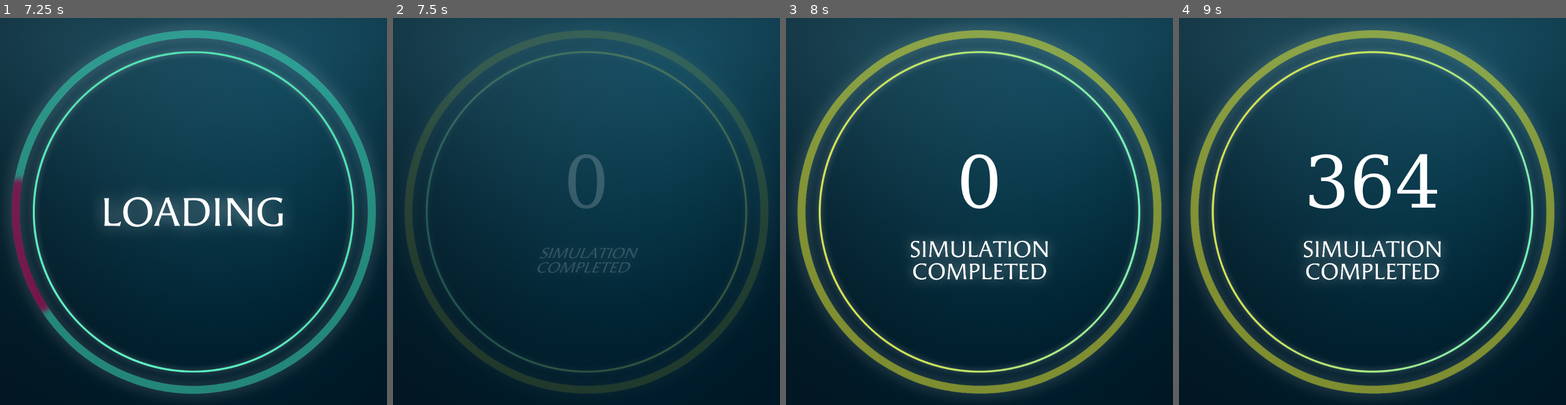
Above: before the commit, frames 1-4 (left to right).
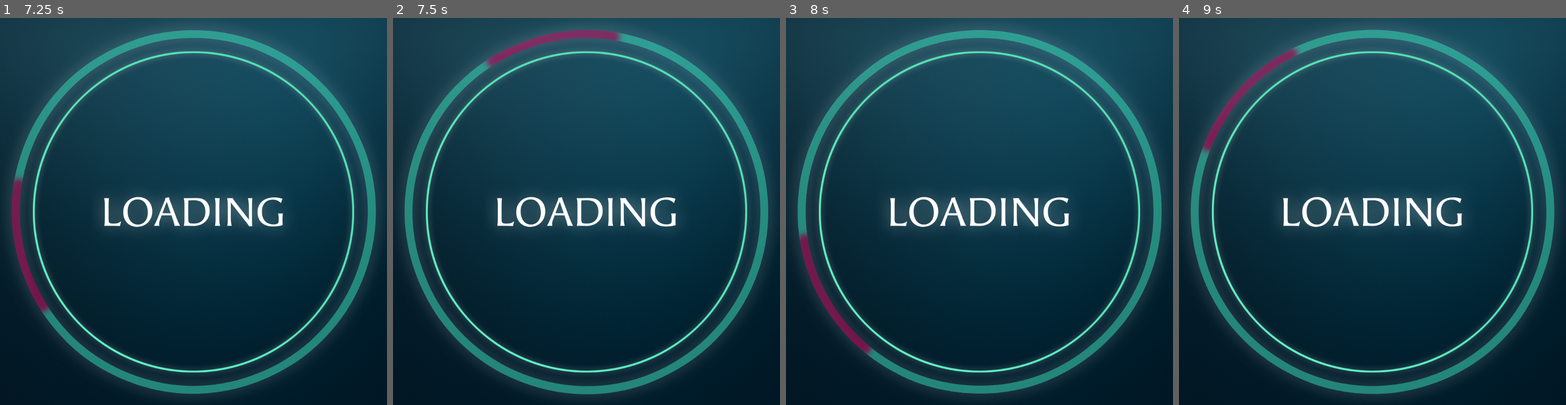
Above: after the commit, the same moments.

Repository: namda-on/jihunnid
Game: Godot game, scene res://scene/display_1.tscn
Two runs of this game, one before a commit and one after it. Both use one fixed random seed, a clock stepped at 60 frames per second and the inputs below.
Inputs (mouse positions are in pixels of both pictures, inside the frame that each line leads up to):
- Up to frame 1 (7.25 s): tap Enter at 0.5 s; move the mouse to (278, 192) at 0.52 s; click (278, 192) at 0.67 s; tap Space at 1.25 s; drag from (116, 230) to (174, 288) at 1.27 s; move the mouse to (232, 126) at 2.02 s; click (232, 126) at 2.17 s; drag from (174, 288) to (77, 153) at 2.77 s; move the mouse to (309, 269) at 3.52 s; click (309, 269) at 3.67 s; drag from (77, 153) to (135, 114) at 4.27 s; move the mouse to (212, 211) at 5.02 s; click (212, 211) at 5.17 s; drag from (135, 114) to (116, 230) at 5.77 s; move the mouse to (278, 192) at 6.52 s; click (278, 192) at 6.67 s
- Up to frame 2 (7.5 s): drag from (509, 230) to (567, 288) at 7.27 s
- Up to frame 3 (8 s): no input
- Up to frame 4 (9 s): move the mouse to (1411, 126) at 8.02 s; click (1411, 126) at 8.17 s; drag from (1353, 288) to (1256, 153) at 8.77 s

Frame 1 is identical in both runs. In frame 2, 11% of the frame differs, in the area x 2-97%, y 3-98%; in frame 3, 13%; in frame 4, 14%.

Commit message:
타이밍 조정

Diff:
--- a/scripts/image.gd
+++ b/scripts/image.gd
@@ -40,7 +40,7 @@
 	if current_id != _loading_id: return
 
 	anim_player.play("rotate")
-	await get_tree().create_timer(5).timeout
+	await get_tree().create_timer(7).timeout
 	if current_id != _loading_id: return
 
 	anim_player.stop()
@@ -50,7 +50,7 @@
 func show_match() -> void:
 	anim_player.play("match")
 	await anim_player.animation_finished
-	await get_tree().create_timer(3).timeout
+	await get_tree().create_timer(5).timeout
 
 	self.show_result()
 
Not shown, changed: build/jihunnid.pck
